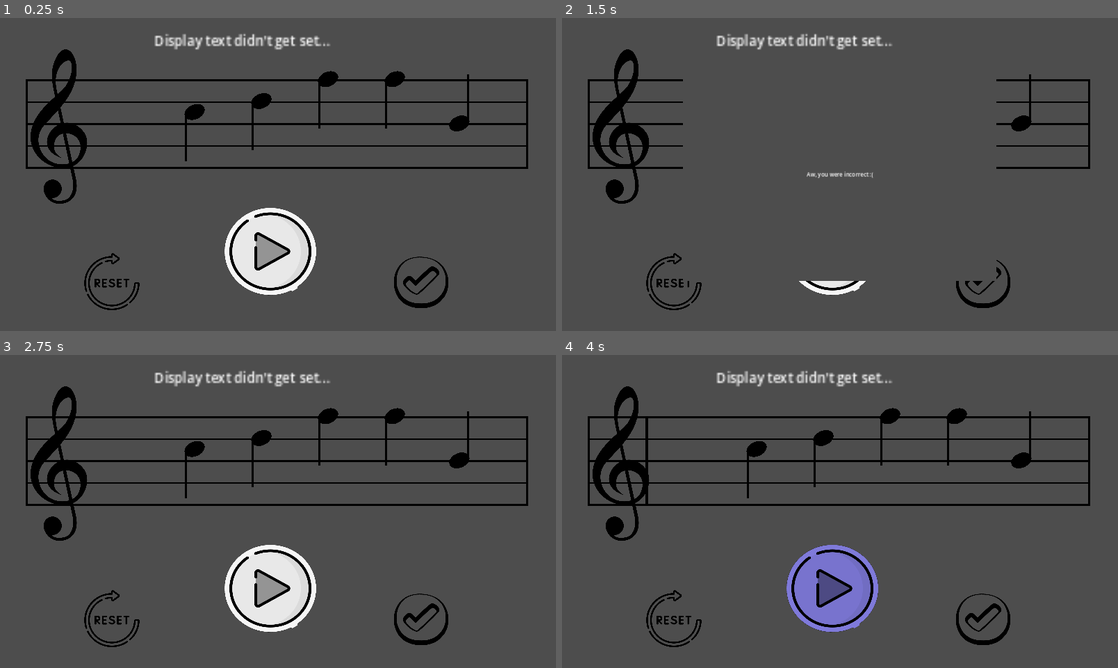
Above: before the commit, frames 1-4 (two rows, left to right).
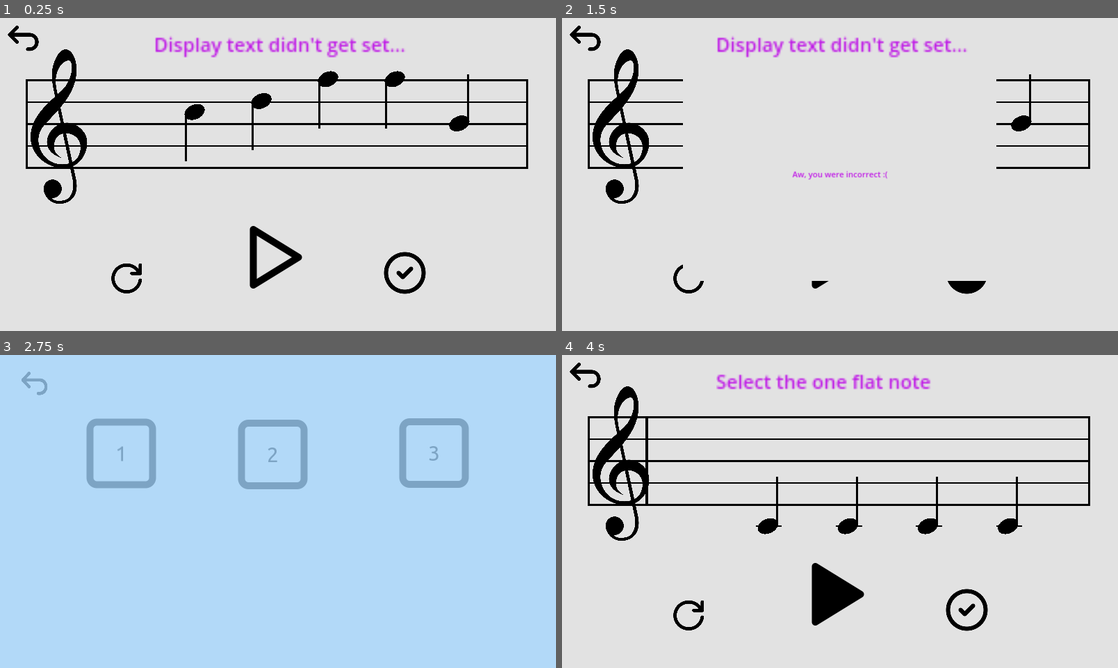
Above: after the commit, the same moments.

Repository: Sniggiho/COMP225-Reluna
Game: Godot game, scene res://Scenes/firstScene.tscn
The game is run twice, just before and just after one commit, with the same random seed, the same clock (stepped at 60 frames per second) and the same inputs.
Inputs (mouse positions are in pixels of both pictures, inside the frame that each line leads up to; where the layout moved, square brackets give the same spot in the first picture):
- Up to frame 1 (0.25 s): no input
- Up to frame 2 (1.5 s): click (756, 111) at 0.52 s; click (967, 271) [984, 280] at 1.25 s
- Up to frame 3 (2.75 s): click (22, 373) at 2.02 s
- Up to frame 4 (4 s): click (684, 452) at 2.75 s, where only the run after the commit has a clickable "1"; click (834, 592) [834, 589] at 3.5 s

The runs differ from the first frame. In frame 1, 93% of the frame differs, in the area x 0-100%, y 0-100%; in frame 2, 97%; in frame 3, 100%; in frame 4, 95%.

Commit message:
updated button icons, changed color theme, connected all of the scenes, updated tutorial level buttons look

Diff:
--- a/Project/Scenes/MusicStaff/MusicStaff.gd
+++ b/Project/Scenes/MusicStaff/MusicStaff.gd
@@ -70,3 +70,6 @@
 
 func _on_play_button_pressed():
 	playBar.play()
+
+func on_return_button_pressed():
+	SceneTransition.change_scene("res://Scenes/tutorialScreen.tscn")
--- a/Project/Scenes/TutorialButton/tutorialButton.tscn
+++ b/Project/Scenes/TutorialButton/tutorialButton.tscn
@@ -1,6 +1,6 @@
 [gd_scene load_steps=3 format=3 uid="uid://34403u2svqws"]
 
-[ext_resource type="Texture2D" uid="uid://xadd6xvwq8wc" path="res://TempImage/doge.png" id="1_4bacy"]
+[ext_resource type="Texture2D" uid="uid://ukpg5ih6vcgr" path="res://RelunaIcons/levelOutline.png" id="1_gqk5d"]
 [ext_resource type="Script" path="res://Scenes/TutorialButton/tutorialButton.gd" id="2_1pyx0"]
 
 [node name="tutorialButton" type="Button"]
@@ -8,9 +8,10 @@
 offset_top = -1.0
 offset_right = 295.0
 offset_bottom = 335.0
-theme_override_colors/icon_hover_color = Color(0.92549, 0, 0.196078, 1)
-icon = ExtResource("1_4bacy")
+theme_type_variation = &"tutorialButton"
+icon = ExtResource("1_gqk5d")
 flat = true
+icon_alignment = 1
 script = ExtResource("2_1pyx0")
 
 [connection signal="pressed" from="." to="." method="_on_pressed"]
--- a/Project/Scenes/firstScene.tscn
+++ b/Project/Scenes/firstScene.tscn
@@ -1,17 +1,16 @@
-[gd_scene load_steps=12 format=3 uid="uid://c1qqxujrvquvy"]
+[gd_scene load_steps=13 format=3 uid="uid://c1qqxujrvquvy"]
 
 [ext_resource type="Script" path="res://Scenes/AudioStreamPlayerTest.gd" id="1_x644u"]
 [ext_resource type="Script" path="res://Scenes/LevelManager/LevelManager.gd" id="1_xad2n"]
-[ext_resource type="Texture2D" uid="uid://b8vml561x4g7f" path="res://TempImage/cartoonPlayButton.png" id="3_5h0i4"]
-[ext_resource type="Texture2D" uid="uid://bw3glh7arhfak" path="res://TempImage/cartoonCheckButton.png" id="4_t0ppk"]
+[ext_resource type="Texture2D" uid="uid://f7byr3m2so4i" path="res://RelunaIcons/play empty.png" id="3_ad746"]
+[ext_resource type="Texture2D" uid="uid://dqfovth5n1cg0" path="res://RelunaIcons/play filled.png" id="4_f3uym"]
 [ext_resource type="PackedScene" uid="uid://dq0mp8xmuh00" path="res://Scenes/MusicStaff/MusicStaff.tscn" id="5_bafn2"]
 [ext_resource type="Script" path="res://Scenes/DisplayText.gd" id="5_k5ivr"]
-[ext_resource type="Texture2D" uid="uid://dcgiumtxtfa4f" path="res://TempImage/cartoonResetButton.png" id="5_qdbmx"]
+[ext_resource type="Texture2D" uid="uid://c8u1gdexyrdyn" path="res://RelunaIcons/checkEmpty.png" id="5_mk5gt"]
 [ext_resource type="Script" path="res://Scenes/FeedbackPopup.gd" id="5_r4b1t"]
-
-[sub_resource type="StyleBoxEmpty" id="StyleBoxEmpty_glx47"]
-
-[sub_resource type="StyleBoxEmpty" id="StyleBoxEmpty_axlb3"]
+[ext_resource type="Texture2D" uid="uid://8d8gcs6vjvtc" path="res://RelunaIcons/checkFilled.png" id="6_7w56k"]
+[ext_resource type="Texture2D" uid="uid://cg6lvtjwkq3rm" path="res://RelunaIcons/reset.png" id="6_s2gbu"]
+[ext_resource type="Texture2D" uid="uid://cd3kkhujucqtd" path="res://RelunaIcons/return.png" id="7_lc1xl"]
 
 [sub_resource type="StyleBoxEmpty" id="StyleBoxEmpty_msstd"]
 
@@ -29,47 +28,44 @@
 minDetuneCents = 30
 musicStaff = NodePath("../MusicStaff")
 
-[node name="PlayButton" type="Button" parent="."]
-offset_left = 636.0
-offset_top = 536.0
-offset_right = 1156.0
-offset_bottom = 1056.0
-scale = Vector2(0.54673, 0.520001)
-size_flags_horizontal = 4
-theme_override_colors/font_hover_color = Color(0.517647, 0.498039, 0.886275, 1)
-theme_override_colors/icon_hover_color = Color(0.517647, 0.498039, 0.886275, 1)
-theme_override_styles/focus = SubResource("StyleBoxEmpty_glx47")
-icon = ExtResource("3_5h0i4")
+[node name="PlayButton" type="TextureButton" parent="."]
+offset_left = 659.0
+offset_top = 568.0
+offset_right = 899.0
+offset_bottom = 808.0
+texture_normal = ExtResource("3_ad746")
+texture_hover = ExtResource("4_f3uym")
+
+[node name="CheckButton" type="TextureButton" parent="."]
+offset_left = 1093.0
+offset_top = 661.0
+offset_right = 1333.0
+offset_bottom = 901.0
+scale = Vector2(0.6, 0.6)
+texture_normal = ExtResource("5_mk5gt")
+texture_hover = ExtResource("6_7w56k")
+
+[node name="ReturnButton" type="Button" parent="."]
+offset_top = -6.0
+offset_right = 248.0
+offset_bottom = 242.0
+scale = Vector2(0.52, 0.52)
+icon = ExtResource("7_lc1xl")
 flat = true
-icon_alignment = 1
-metadata/_edit_use_anchors_ = true
-
-[node name="CheckButton" type="Button" parent="."]
-offset_left = 1123.0
-offset_top = 675.0
-offset_right = 1643.0
-offset_bottom = 1195.0
-scale = Vector2(0.342164, 0.325416)
-theme_override_colors/font_hover_color = Color(0.517647, 0.498039, 0.886275, 1)
-theme_override_colors/icon_hover_color = Color(0.517647, 0.498039, 0.886275, 1)
-theme_override_colors/icon_hover_pressed_color = Color(0.517647, 0.498039, 0.886275, 1)
-theme_override_styles/focus = SubResource("StyleBoxEmpty_axlb3")
-icon = ExtResource("4_t0ppk")
-flat = true
-icon_alignment = 1
 
 [node name="ResetButton" type="Button" parent="."]
 offset_left = 237.0
-offset_top = 675.0
+offset_top = 624.0
 offset_right = 757.0
-offset_bottom = 1195.0
-scale = Vector2(0.327103, 0.320003)
+offset_bottom = 1144.0
+scale = Vector2(0.490653, 0.480003)
 theme_override_colors/font_hover_color = Color(0.517647, 0.498039, 0.886275, 1)
 theme_override_colors/icon_hover_color = Color(0.517647, 0.498039, 0.886275, 1)
 theme_override_colors/icon_hover_pressed_color = Color(0.517647, 0.498039, 0.886275, 1)
 theme_override_styles/focus = SubResource("StyleBoxEmpty_msstd")
-icon = ExtResource("5_qdbmx")
+icon = ExtResource("6_s2gbu")
 flat = true
+icon_alignment = 1
 metadata/_edit_group_ = true
 
 [node name="ResetButton" type="Button" parent="ResetButton"]
@@ -160,6 +156,7 @@
 [connection signal="pressed" from="PlayButton" to="MusicStaff" method="_on_play_button_pressed"]
 [connection signal="pressed" from="CheckButton" to="LevelManager" method="checkPlayerInput"]
 [connection signal="pressed" from="CheckButton" to="Popup" method="_on_check_button_pressed"]
+[connection signal="pressed" from="ReturnButton" to="MusicStaff" method="on_return_button_pressed"]
 [connection signal="pressed" from="ResetButton" to="LevelManager" method="_reset"]
 [connection signal="pressed" from="ResetButton/ResetButton" to="LevelManager" method="_reset"]
 [connection signal="pressed" from="Debug/ButtonForDetuned" to="Debug/AudioStreamPlayer" method="_on_button_pressed"]
--- a/Project/Scenes/menuScreen.tscn
+++ b/Project/Scenes/menuScreen.tscn
@@ -1,19 +1,18 @@
 [gd_scene load_steps=3 format=3 uid="uid://djhc22rfbysqm"]
 
 [ext_resource type="Script" path="res://Scenes/menuScreen.gd" id="1_2n4jg"]
-[ext_resource type="FontFile" uid="uid://cjsp1364xgk1j" path="res://Lemiesz.ttf" id="1_k8447"]
+[ext_resource type="Theme" uid="uid://dhkx10rwrne4u" path="res://projectTheme.tres" id="2_2whrt"]
 
 [node name="menuScreen" type="Node2D"]
 script = ExtResource("1_2n4jg")
 
-[node name="RichTextLabel" type="RichTextLabel" parent="."]
-offset_left = 256.0
-offset_top = 192.0
-offset_right = 1344.0
-offset_bottom = 307.0
-theme_override_colors/default_color = Color(0.6, 0.607843, 0.976471, 1)
-theme_override_fonts/normal_font = ExtResource("1_k8447")
-theme_override_font_sizes/normal_font_size = 105
+[node name="Label" type="Label" parent="."]
+offset_left = 320.0
+offset_top = 216.0
+offset_right = 1275.0
+offset_bottom = 366.0
+size_flags_horizontal = 4
+theme = ExtResource("2_2whrt")
 text = "Tooner Boomer"
 
 [node name="PlayButton" type="Button" parent="."]
@@ -21,11 +20,10 @@
 offset_top = 488.0
 offset_right = 920.0
 offset_bottom = 594.0
-theme_override_colors/font_color = Color(0.572549, 0.454902, 0.972549, 1)
-theme_override_colors/font_hover_color = Color(0, 0.376471, 0.996078, 1)
-theme_override_fonts/font = ExtResource("1_k8447")
-theme_override_font_sizes/font_size = 85
+theme = ExtResource("2_2whrt")
+theme_type_variation = &"menuButton"
 text = "play"
 flat = true
+icon_alignment = 1
 
 [connection signal="pressed" from="PlayButton" to="." method="_on_menu_button_pressed"]
--- /dev/null
+++ b/Project/Scenes/tutorialScreen.gd
@@ -0,0 +1,4 @@
+extends Node2D
+
+func _on_return_button_pressed():
+	SceneTransition.change_scene("res://Scenes/menuScreen.tscn")
--- a/Project/Scenes/tutorialScreen.tscn
+++ b/Project/Scenes/tutorialScreen.tscn
@@ -1,26 +1,45 @@
-[gd_scene load_steps=2 format=3 uid="uid://bj1ewdk7i3gkk"]
+[gd_scene load_steps=4 format=3 uid="uid://bj1ewdk7i3gkk"]
 
 [ext_resource type="PackedScene" uid="uid://34403u2svqws" path="res://Scenes/TutorialButton/tutorialButton.tscn" id="1_ph1mo"]
+[ext_resource type="Script" path="res://Scenes/tutorialScreen.gd" id="1_yx5rl"]
+[ext_resource type="Texture2D" uid="uid://cd3kkhujucqtd" path="res://RelunaIcons/return.png" id="3_bxpfc"]
 
 [node name="tutorialScreen" type="Node2D"]
+script = ExtResource("1_yx5rl")
 
-[node name="tutorialButton" parent="." instance=ExtResource("1_ph1mo")]
-offset_left = 120.0
-offset_top = 73.0
-offset_right = 224.0
-offset_bottom = 169.0
+[node name="level1" parent="." instance=ExtResource("1_ph1mo")]
+offset_left = 202.0
+offset_top = 115.0
+offset_right = 496.0
+offset_bottom = 451.0
+text = "1"
 tutorialNum = "1"
 
-[node name="tutorialButton2" parent="." instance=ExtResource("1_ph1mo")]
-offset_left = 544.0
-offset_top = 93.0
-offset_right = 838.0
-offset_bottom = 429.0
+[node name="level2" parent="." instance=ExtResource("1_ph1mo")]
+offset_left = 638.0
+offset_top = 118.0
+offset_right = 932.0
+offset_bottom = 454.0
+text = "2"
 tutorialNum = "2"
 
-[node name="tutorialButton3" parent="." instance=ExtResource("1_ph1mo")]
-offset_left = 999.0
+[node name="level3" parent="." instance=ExtResource("1_ph1mo")]
+offset_left = 1102.0
 offset_top = 114.0
-offset_right = 1293.0
+offset_right = 1396.0
 offset_bottom = 450.0
+text = "3"
 tutorialNum = "3"
+
+[node name="backButton" type="Button" parent="."]
+offset_left = 42.0
+offset_top = 22.0
+offset_right = 290.0
+offset_bottom = 270.0
+scale = Vector2(0.443077, 0.48)
+theme_type_variation = &"tutorialButton"
+icon = ExtResource("3_bxpfc")
+flat = true
+icon_alignment = 1
+
+[connection signal="pressed" from="backButton" to="." method="_on_return_button_pressed"]
--- a/Project/project.godot
+++ b/Project/project.godot
@@ -27,7 +27,12 @@
 window/size/viewport_height=900
 window/stretch/mode="canvas_items"
 
+[gui]
+
+theme/custom="res://projectTheme.tres"
+
 [rendering]
 
 renderer/rendering_method="gl_compatibility"
 renderer/rendering_method.mobile="gl_compatibility"
+environment/defaults/default_clear_color=Color(0.886275, 0.886275, 0.886275, 1)
--- /dev/null
+++ b/Project/projectTheme.tres
@@ -0,0 +1,28 @@
+[gd_resource type="Theme" load_steps=4 format=3 uid="uid://dhkx10rwrne4u"]
+
+[ext_resource type="FontFile" uid="uid://c5ab6oet3avnf" path="res://Ubuntu-Bold.ttf" id="1_l4cr8"]
+[ext_resource type="FontFile" uid="uid://d3lg2hx5rx507" path="res://Ubuntu-Medium.ttf" id="1_q22qy"]
+[ext_resource type="FontFile" uid="uid://gr8isl1vboyq" path="res://Ubuntu-Regular.ttf" id="3_ojqbp"]
+
+[resource]
+default_font_size = 23
+Button/colors/font_color = Color(0.305882, 0.305882, 0.305882, 1)
+Button/fonts/font = ExtResource("1_q22qy")
+Label/colors/font_color = Color(0.305882, 0.305882, 0.305882, 1)
+Label/font_sizes/font_size = 130
+Label/fonts/font = ExtResource("1_l4cr8")
+RichTextLabel/colors/default_color = Color(0.74902, 0.0980392, 0.901961, 1)
+RichTextLabel/font_sizes/bold_font_size = 600
+RichTextLabel/fonts/bold_font = ExtResource("1_l4cr8")
+menuButton/base_type = &"Button"
+menuButton/colors/font_color = Color(0.305882, 0.305882, 0.305882, 1)
+menuButton/colors/font_hover_color = Color(0.0431373, 0.8, 0.956863, 1)
+menuButton/font_sizes/font_size = 80
+menuButton/fonts/font = ExtResource("1_q22qy")
+tutorialButton/base_type = &"Button"
+tutorialButton/colors/font_color = Color(0, 0, 0, 1)
+tutorialButton/colors/font_hover_color = Color(0.0431373, 0.8, 0.956863, 1)
+tutorialButton/colors/icon_hover_color = Color(0.305882, 0.305882, 0.305882, 1)
+tutorialButton/colors/icon_normal_color = Color(0.305882, 0.305882, 0.305882, 1)
+tutorialButton/font_sizes/font_size = 60
+tutorialButton/fonts/font = ExtResource("3_ojqbp")
Not shown, added: Project/RelunaIcons/check.png.import
Binary file added: Project/RelunaIcons/checkEmpty.png
Not shown, added: Project/RelunaIcons/checkEmpty.png.import
Binary file added: Project/RelunaIcons/checkFilled.png
Not shown, added: Project/RelunaIcons/checkFilled.png.import
Binary file added: Project/RelunaIcons/hint.png
Not shown, added: Project/RelunaIcons/hint.png.import
Binary file added: Project/RelunaIcons/hintFilled.png
Not shown, added: Project/RelunaIcons/hintFilled.png.import
Binary file added: Project/RelunaIcons/levelOutline.png
Not shown, added: Project/RelunaIcons/levelOutline.png.import
Binary file added: Project/RelunaIcons/oldCheck.png
(and 20 more such lines)
